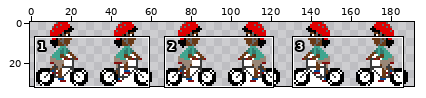
Two states of a sprite sheet, Four_Old_Dudes/Four_Old_Dudes/assets/sprites/treBiker.png. Above, an overview of the earlier version with the close-up marked.
Close-up. First the earlier version:
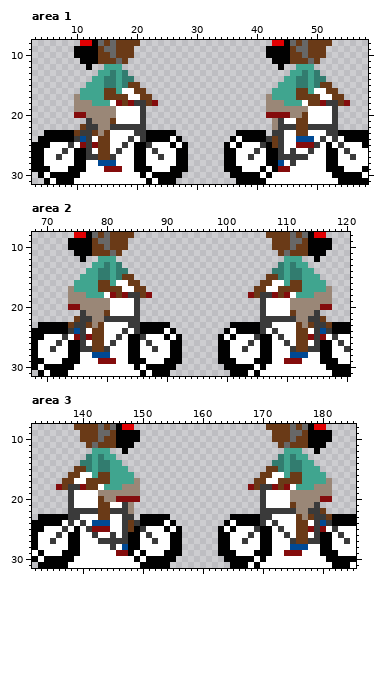
The file is 192x32 pixels. Shown: area 1: x 3..58, y 8..31; area 2: x 68..120, y 8..31; area 3: x 132..185, y 8..31.
Now the later version:
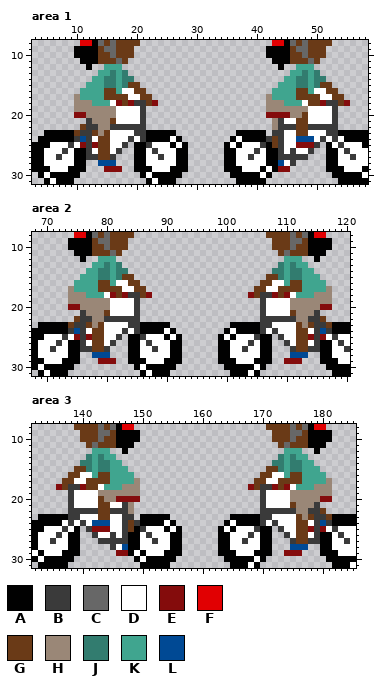
Palette (. is transparent): A #010101  B #3a3a3a  C #676767  D #ffffff  E #840c0c  F #e10002  G #6a3a17  H #9a8777  J #327c6f  K #40a58f  L #004994
Changes in this commit:
Area 1:
y 25: x 19 D -> .; x 51 D -> .
y 26: x 18..19 DD -> ..; x 50..51 DD -> ..
y 27: x 17..19 DDD -> ...; x 49..51 DDD -> ...
y 28: x 12..13 DD -> ..; x 17..19 DDD -> ...; x 47..51 DDDDD -> .....
y 29: x 12..14 DDD -> ...; x 18..19 DD -> ..; x 46..51 DDDDDD -> ......
y 30: x 11..20 DDDDDDDDDD -> ..........; x 43..52 DDDDDDDDDD -> ..........
y 31: x 10..21 DDDDDDDDDDDD -> ............; x 42..53 DDDDDDDDDDDD -> ............
Area 2:
y 25: x 83 D -> .; x 108 D -> .
y 26: x 82..83 DD -> ..; x 108..109 DD -> ..
y 27: x 81..83 DDD -> ...; x 108..110 DDD -> ...
y 28: x 76..77 DD -> ..; x 81..83 DDD -> ...; x 108..110 DDD -> ...; x 114..115 DD -> ..
y 29: x 76..78 DDD -> ...; x 82..83 DD -> ..; x 108..109 DD -> ..; x 113..115 DDD -> ...
y 30: x 75..84 DDDDDDDDDD -> ..........; x 107..116 DDDDDDDDDD -> ..........
y 31: x 74..85 DDDDDDDDDDDD -> ............; x 106..117 DDDDDDDDDDDD -> ............
Area 3:
y 25: x 140 D -> .; x 172 D -> .
y 26: x 140..141 DD -> ..; x 172..173 DD -> ..
y 27: x 140..142 DDD -> ...; x 172..174 DDD -> ...
y 28: x 140..144 DDDDD -> .....; x 172..174 DDD -> ...; x 178..179 DD -> ..
y 29: x 140..145 DDDDDD -> ......; x 172..173 DD -> ..; x 177..179 DDD -> ...
y 30: x 139..148 DDDDDDDDDD -> ..........; x 171..180 DDDDDDDDDD -> ..........
y 31: x 138..149 DDDDDDDDDDDD -> ............; x 170..181 DDDDDDDDDDDD -> ............
Boxes around the changes in both close-ups, in picture pixels (x1, y1, x2, y2):
erased: (74, 142, 146, 184)
erased: (266, 142, 338, 184)
erased: (68, 334, 140, 376)
erased: (260, 334, 332, 376)
erased: (68, 526, 140, 568)
erased: (260, 526, 332, 568)
